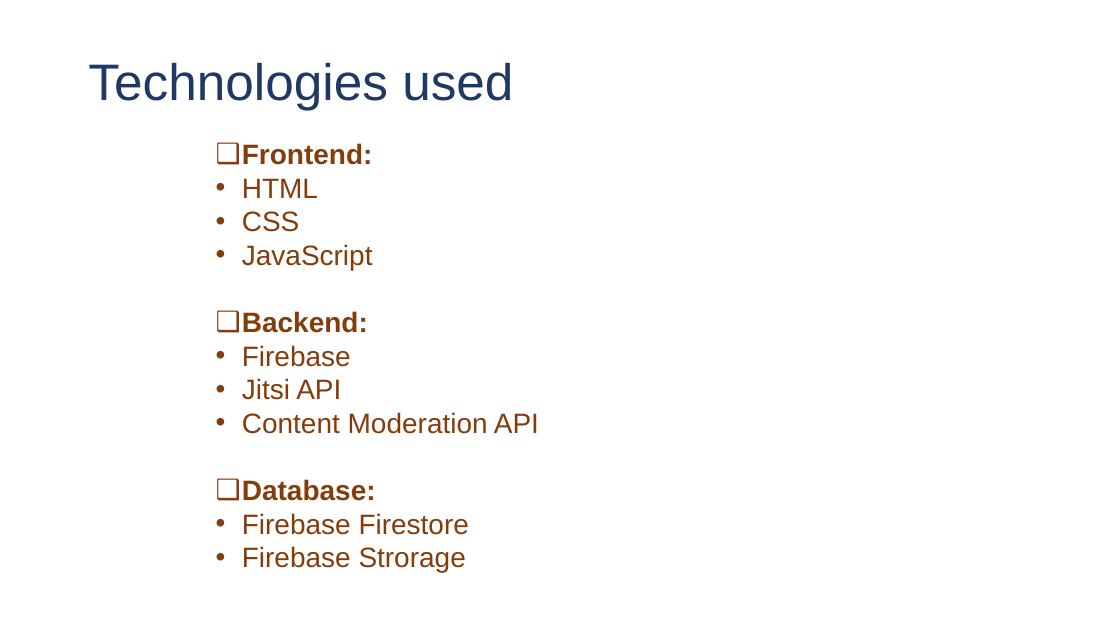
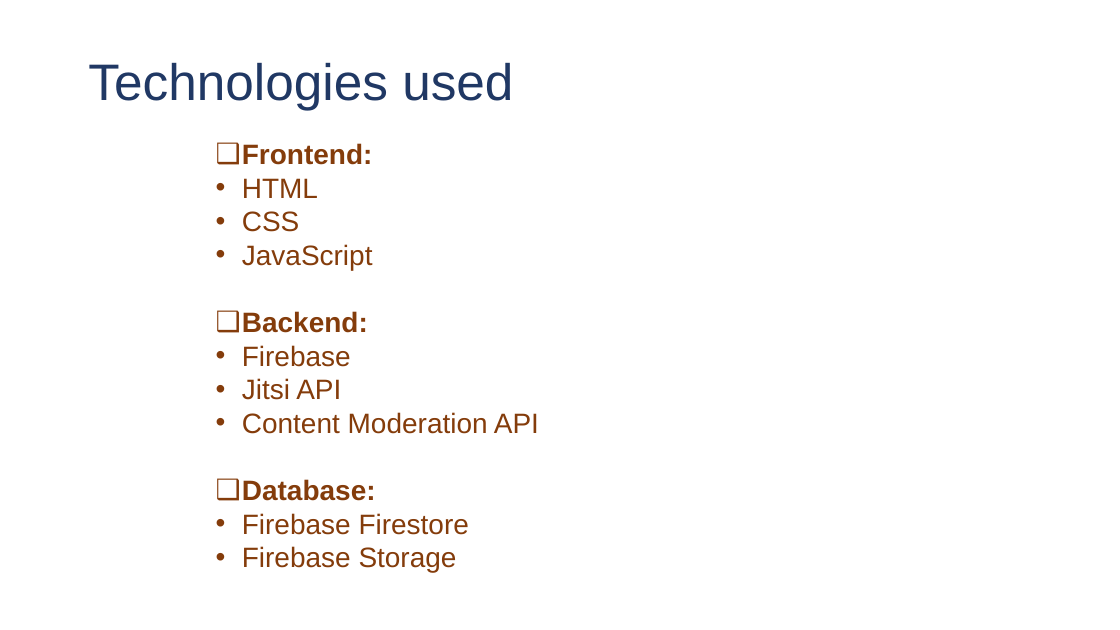
Before and after one commit to Samy2206/DoubtMate, a slide deck: slide 4 of DoubtMate Docs/DM_PPT.pptx. Drawn at 1120x630 pixels with LibreOffice and Linux fonts; fonts in the diff are those of the drawing; background and template pictures are left out. Boxes give left, top, right and bottom in pixels: in the first picture for what was removed or moved away, otherwise in the second. Text is boxed around its words. In the diff, an @@ line names an element or a change of style, - is before the commit and + after.

Commit message:
Hi

```diff
--- a/DoubtMate Docs/DM_PPT.pptx
+++ b/DoubtMate Docs/DM_PPT.pptx
@@ text at bbox=[242, 546, 457, 572]: text changed @@
-• Firebase Strorage
+• Firebase Storage
```
